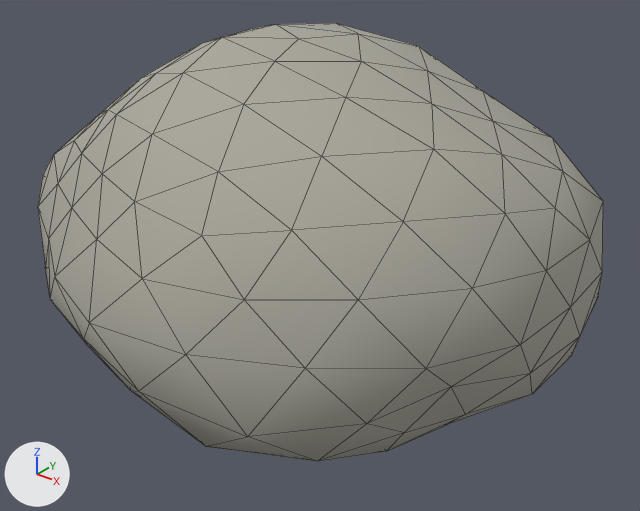
An edit to the glTF model game/assets/models/rock_a.glb, drawn before and after from the same camera.
Before and after are seen from a 50 mm camera at (0.466, -0.554, 0.435) aimed at (0.027, -0.006, 0.095). Every picture has the same lights, and +X, +Y and +Z are marked at lower left. The older version comes first. Mesh edges are drawn as thin lines. Where no turn or scale is listed for an object, it has been applied to the vertices. Vertices at exactly the same position are counted once.

Script lines for the objects in view, before the commit:
```python
mat_m_rock = principled_material('M_Rock')
mat_m_rock.base_color = (0.402, 0.392, 0.332)  # grey #aaa89c
mat_m_rock.roughness = 0.9
me_icosphere = bpy.data.meshes.new('Icosphere')
me_icosphere.from_pydata(...)  # 162 vertices, 320 faces; spans x -0.273..0.255, y -0.232..0.22, z 0.0..0.28
me_icosphere.materials.append(mat_m_rock)  # grey #aaa89c
ob_rock_a_mesh = bpy.data.objects.new('rock_a_mesh', me_icosphere)
ob_rock_a_mesh.location = (0.0, 0.0, 0.0)
```
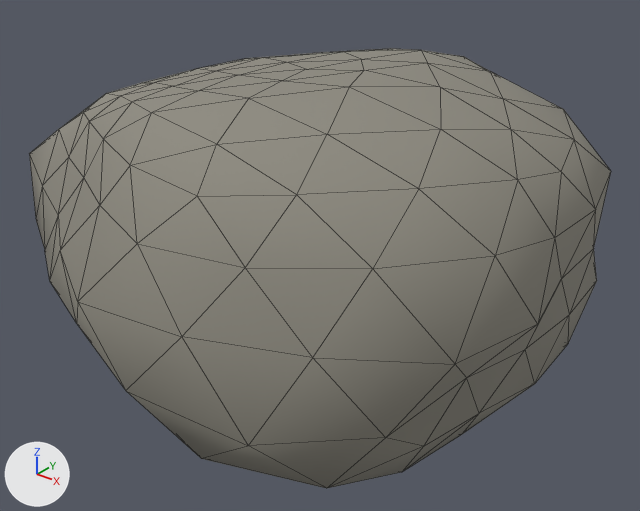
What the commit changed:
Material 'M_Rock' (mat_m_rock) changes colour from grey #aaa89c to grey #8e8b80; in linear values from (0.402, 0.392, 0.332) to (0.27, 0.258, 0.216).
me_icosphere is used by ob_rock_a_mesh; location (0.0, 0.0, 0.0).
me_icosphere had 162 vertices, 320 faces and spanned x -0.273..0.255, y -0.232..0.22, z 0.0..0.28.
me_icosphere now has 162 vertices, 320 faces and spans x -0.288..0.261, y -0.239..0.208, z 0.0..0.267.
me_icosphere part 1: 161 of 162 vertices moved; they spanned x -0.273..0.255, y -0.232..0.22, z 0.0..0.28 and now span x -0.288..0.261, y -0.239..0.208, z 0.0..0.267; mean shift (0.004, -0.004, 0.012); largest move (-0.114, 0.143, 0.051) -> (-0.098, 0.119, 0.073).

Changed parts and their boxes (x1, y1, x2, y2) in the pictures (640 x 511 px):
'rock_a_mesh', recoloured, reshaped: before (38, 23, 603, 461); after (29, 48, 611, 488)
